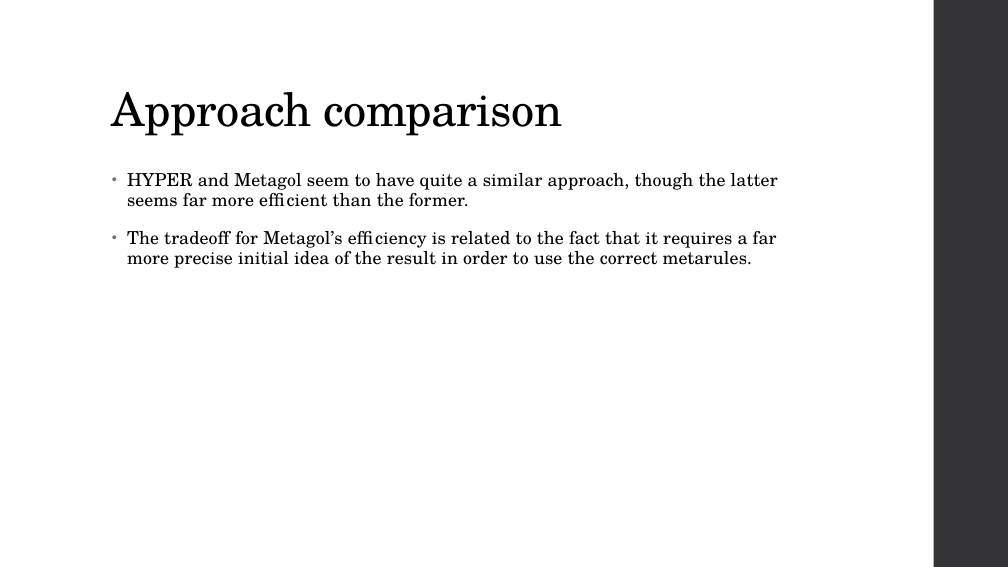
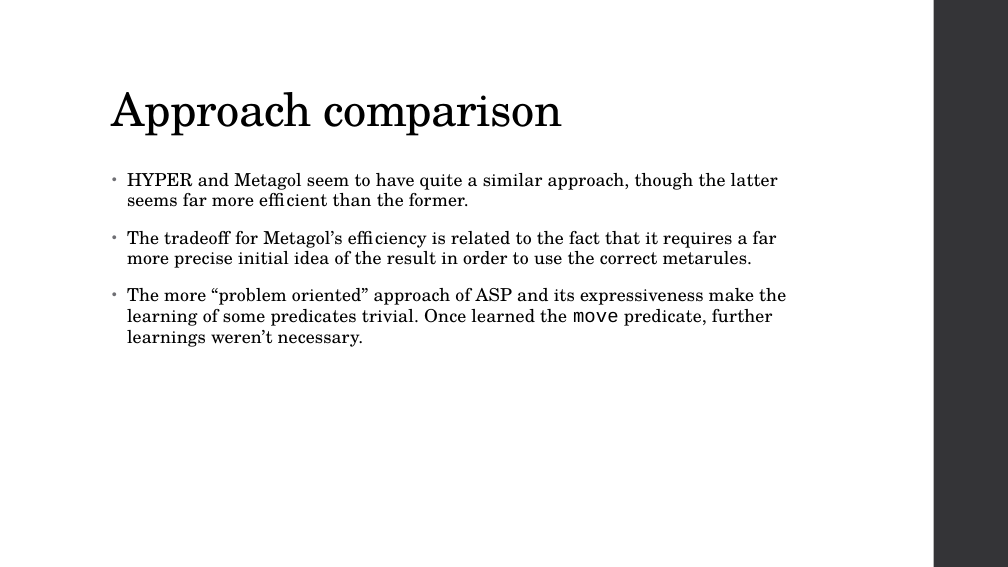
Before and after one commit to Alex-Dell1/ATAI_Maze_Project, a slide deck: slide 35 of ATAI_Presentation.pptx. Drawn at 1008x567 pixels with LibreOffice and Linux fonts; fonts in the diff are those of the drawing; background and template pictures are left out. Boxes give left, top, right and bottom in pixels: in the first picture for what was removed or moved away, otherwise in the second. Text is boxed around its words. In the diff, an @@ line names an element or a change of style, - is before the commit and + after.

```diff
--- a/ATAI_Presentation.pptx
+++ b/ATAI_Presentation.pptx
@@ text at (x1=127, y1=288, x2=786, y2=347): paragraph added @@
+• The more “problem oriented” approach of ASP and its expressiveness make the learning of some predicates trivial. Once learned the move predicate, further learnings weren’t necessary.
```
Also in this commit, not shown: 1 other slide changed.
